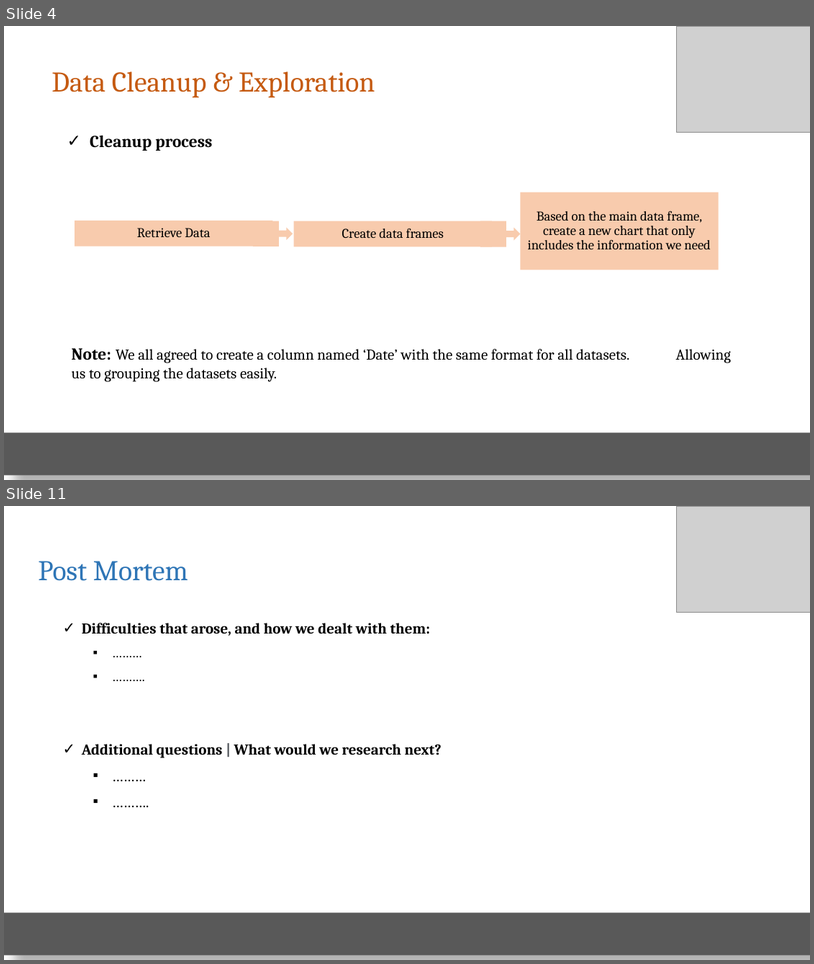
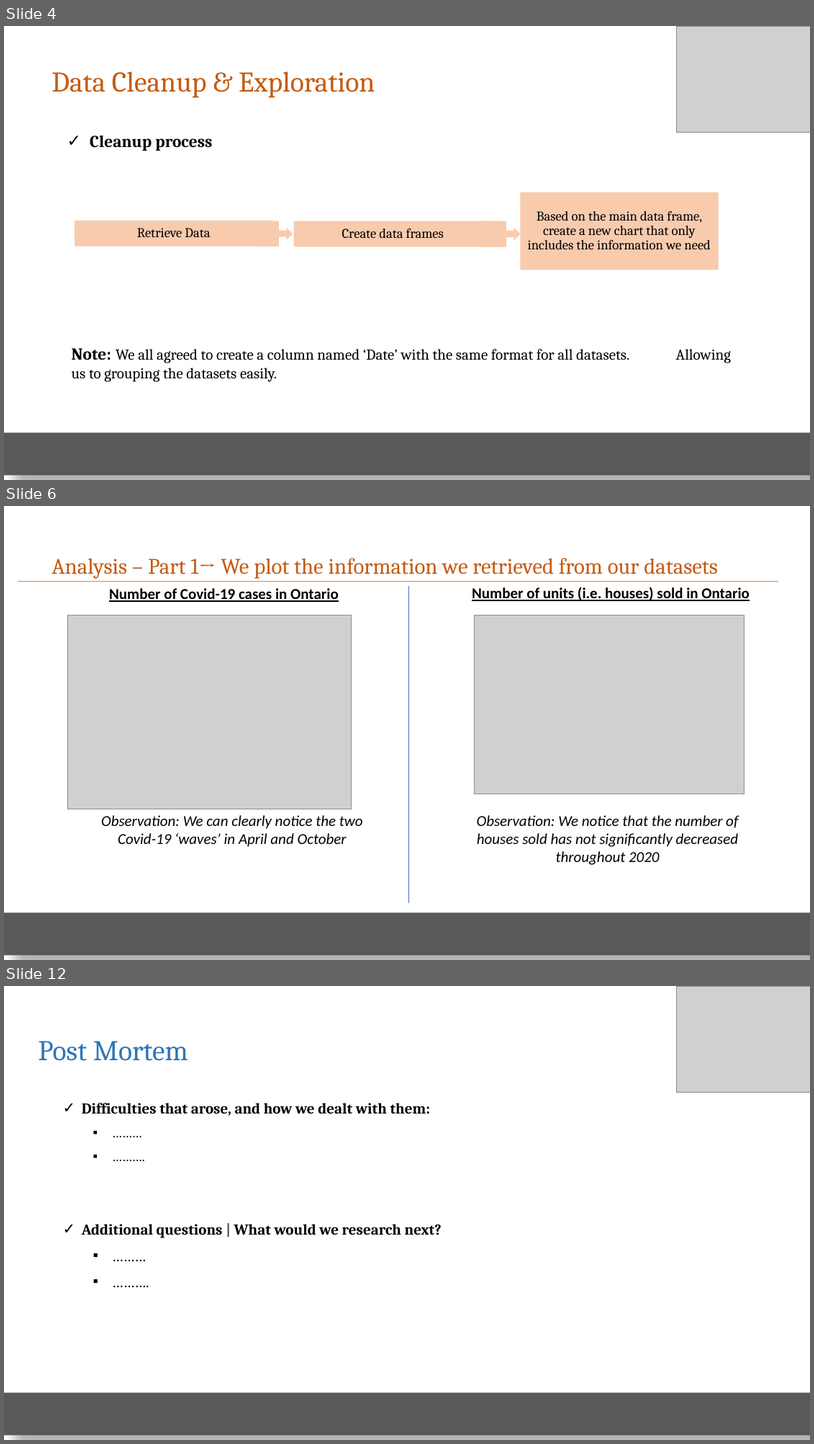
Before and after one commit to elubanska/GTA_real_estate_market, a slide deck: Presentation_proj_1/Real Estate Mkt.pptx. Shown one above the other, each under a label of ours: slides 4 and 11 before the commit, slides 4, 6 and 12 after it; the slides between them are not shown. The pictures are 814x964 and 814x1444 pixels, drawn with LibreOffice and Linux fonts; fonts in the diff are those of the drawing; grey boxes stand for pictures. Boxes give left, top, right and bottom in pixels: in the first picture for what was removed or moved away, otherwise in the second. Text is boxed around its words. In the diff, an @@ line names an element or a change of style, - is before the commit and + after.

```diff
--- a/Presentation_proj_1/Real Estate Mkt.pptx
+++ b/Presentation_proj_1/Real Estate Mkt.pptx
@@ slide 6 added at bbox=[4, 506, 810, 960], background #FFFFFF @@
@@ text added at bbox=[52, 558, 718, 579], 26.4 pt, text #C55A11 @@
+Analysis – Part 1→ We plot the information we retrieved from our datasets
@@ line added from (18, 581) to (779, 581), #ED7D31 0.5 pt @@
@@ text added at bbox=[109, 588, 339, 602], 18 pt, text #000000, bold, underline @@
+Number of Covid-19 cases in Ontario
@@ line added from (409, 586) to (409, 903), #4472C4 0.5 pt @@
@@ text added at bbox=[472, 587, 750, 601], 18 pt, text #000000, bold, underline @@
+Number of units (i.e. houses) sold in Ontario
@@ picture added at bbox=[68, 615, 352, 809] @@
@@ picture added at bbox=[475, 615, 745, 793] @@
@@ text added at bbox=[101, 815, 363, 847], 18 pt, text #000000, italic @@
+Observation: We can clearly notice the two Covid-19 ‘waves’ in April and October
@@ text added at bbox=[477, 815, 739, 865], 18 pt, text #000000, italic @@
+Observation: We notice that the number of houses sold has not significantly decreased throughout 2020
@@ rectangle added at bbox=[4, 913, 810, 955], fill #595959 @@
@@ what was slide 11 is now slide 12 @@
```
Also in this commit, not shown: 2 slides changed, 5 other slides added, 6 slides removed, 2 other files.
